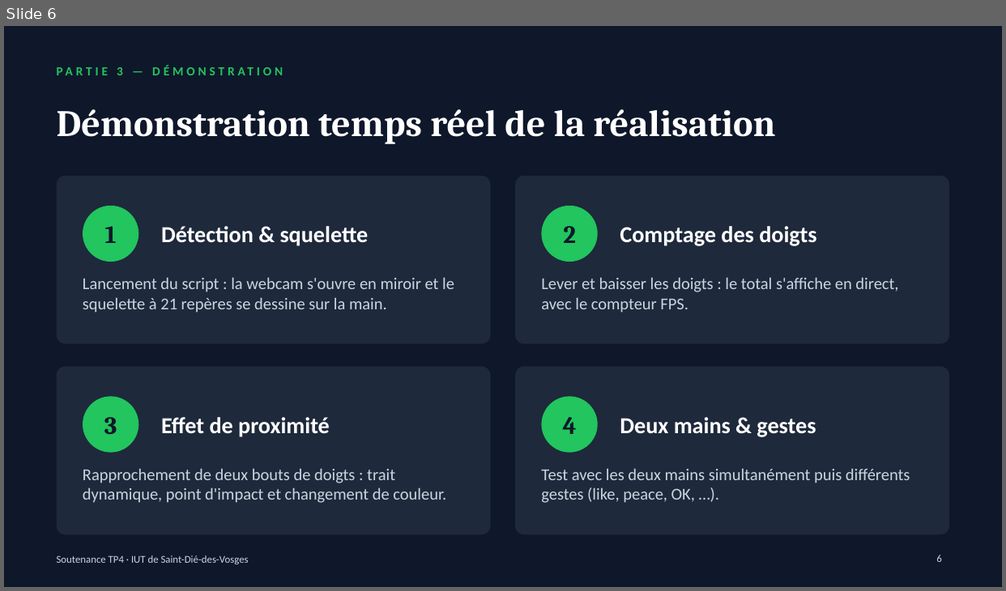
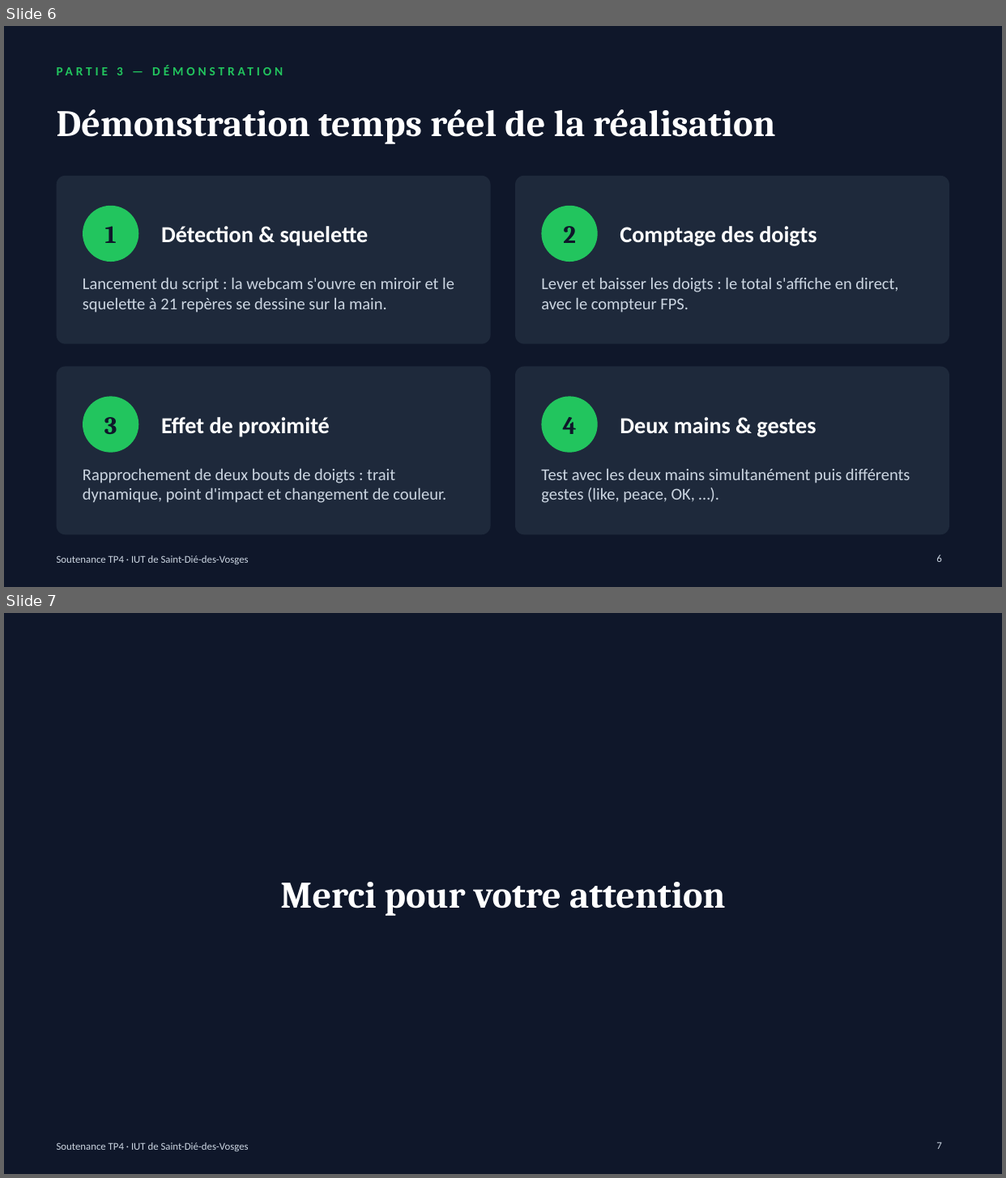
Before and after one commit to Valentin088/TP4-Mini_projet_detection_squelette_main, a slide deck: Soutenance_Tracking_Main.pptx. Shown one above the other, each under a label of ours: slide 6 before the commit, slides 6 and 7 after it. The pictures are 1006x591 and 1006x1178 pixels, drawn with LibreOffice and Linux fonts; fonts in the diff are those of the drawing. Boxes give left, top, right and bottom in pixels: in the first picture for what was removed or moved away, otherwise in the second. Text is boxed around its words. In the diff, an @@ line names an element or a change of style, - is before the commit and + after.

Commit message:
MàJ diapo

```diff
--- a/Soutenance_Tracking_Main.pptx
+++ b/Soutenance_Tracking_Main.pptx
@@ slide 7 added at bbox=[4, 613, 1002, 1174], background #FFFFFF; not listed: 2 template elements that a slide beside it also shows @@
@@ title added at bbox=[280, 882, 725, 916], 36 pt, text #FFFFFF, bold @@
+Merci pour votre attention
@@ page number added at bbox=[936, 1142, 941, 1149], 10 pt, text #CBD5E1 @@
+7
```
